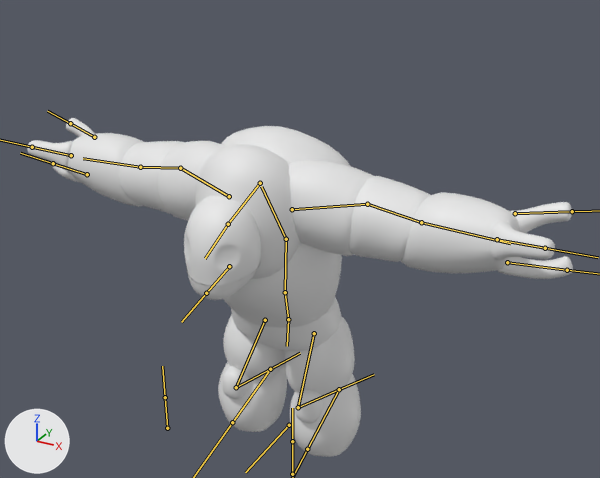
What one commit did to the FBX model T.I. 5 - RPG/Assets/FBX/Characters/Lasquita.fbx.
The view is the same before and after, from a camera (50 mm lens) standing at (1.31, -2.298, 1.951) and looking at (0.096, -0.09, 0.847). The axes (+X, +Y, +Z) are drawn at lower left. The lights are the same throughout. The bones that bend it are drawn over the model as lines.

Names of what the first picture shows: 'MiniGolem'.
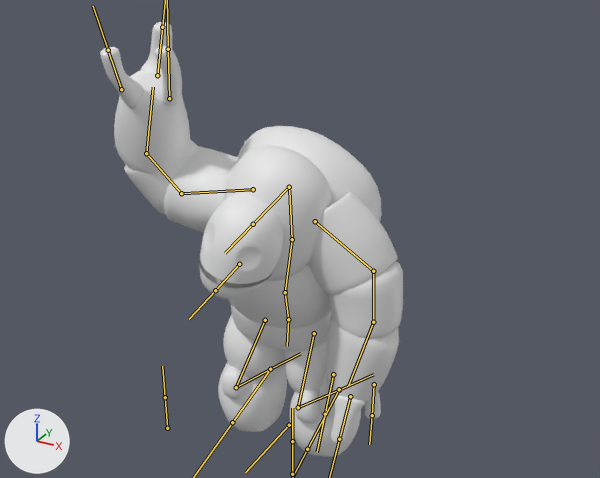
The newer file adds an action. The first version stands in its rest pose; the second is drawn at frame 90 of the action 'MiniGolemRig|MiniGolem_NEWIDLE'.

What differs and where, as boxes [x1, y1, x2, y2] in the pictures (600 x 478 px):
```json
{"object": "MiniGolem", "change": "posed", "before": [27, 118, 573, 457], "after": [100, 22, 403, 457], "on screen": "44% narrower, 28% taller"}
{"bone": "Chest", "before": "(285, 292) to (286, 239)", "after": "(285, 292) to (292, 239)"}
{"bone": "Back", "before": "(286, 239) to (261, 186)", "after": "(292, 239) to (289, 190)"}
{"bone": "Head", "before": "(228, 224) to (205, 258)", "after": "(253, 224) to (225, 253)"}
{"bone": "Jaw", "before": "(229, 266) to (206, 293)", "after": "(239, 264) to (215, 290)"}
{"bone": "Arm.L", "before": "(292, 209) to (367, 204)", "after": "(315, 221) to (373, 271)"}
{"bone": "Forearm.L", "before": "(367, 204) to (421, 222)", "after": "(373, 271) to (373, 322)"}
{"bone": "Hand.L", "before": "(421, 222) to (510, 243)", "after": "(373, 322) to (348, 385)"}
{"bone": "Arm.R", "before": "(229, 196) to (180, 168)", "after": "(253, 189) to (181, 193)"}
{"bone": "Forearm.R", "before": "(180, 168) to (140, 167)", "after": "(181, 193) to (146, 153)"}
{"bone": "Hand.R", "before": "(140, 167) to (83, 158)", "after": "(146, 153) to (153, 87)"}
```

Edits to the scene script, one JSON object a line:
```json
{"block": "bone_chest", "where": "bone_chest = bpy.data.objects['MiniGolemRig'].pose.bones['Chest']  # child of 'Belly'"}
{"op": "set", "path": "bone_chest.rotation_quaternion", "old": "(1.0, 0.0, 0.0, 0.0)", "new": "(0.999, -0.021, 0.003, -0.047)", "note": "degrees (0, 0, 0) -> degrees (-2, 0, -5)"}
{"block": "bone_back", "where": "bone_back = bpy.data.objects['MiniGolemRig'].pose.bones['Back']  # child of 'Chest'"}
{"op": "set", "path": "bone_back.rotation_quaternion", "old": "(1.0, 0.0, 0.0, 0.0)", "new": "(0.995, -0.007, -0.048, -0.083)", "note": "degrees (0, 0, 0) -> degrees (0, -6, -10)"}
{"block": "bone_head", "where": "bone_head = bpy.data.objects['MiniGolemRig'].pose.bones['Head']  # child of 'Shoulder'"}
{"op": "set", "path": "bone_head.rotation_quaternion", "old": "(1.0, 0.0, 0.0, 0.0)", "new": "(0.999, -0.033, 0.0, 0.0)", "note": "degrees (0, 0, 0) -> degrees (-4, 0, 0)"}
{"block": "bone_jaw", "where": "bone_jaw = bpy.data.objects['MiniGolemRig'].pose.bones['Jaw']  # child of 'Head'"}
{"op": "set", "path": "bone_jaw.rotation_quaternion", "old": "(1.0, 0.0, 0.0, 0.0)", "new": "(0.998, 0.061, -0.003, -0.018)", "note": "degrees (0, 0, 0) -> degrees (7, 0, -2)"}
{"block": "bone_arm_l", "where": "bone_arm_l = bpy.data.objects['MiniGolemRig'].pose.bones['Arm.L']  # child of 'Back'"}
{"op": "set", "path": "bone_arm_l.rotation_quaternion", "old": "(1.0, 0.0, 0.0, 0.0)", "new": "(0.96, -0.268, 0.063, -0.05)", "note": "degrees (0, 0, 0) -> degrees (-32, 5, -7)"}
{"block": "bone_forearm_l", "where": "bone_forearm_l = bpy.data.objects['MiniGolemRig'].pose.bones['Forearm.L']  # child of 'Arm.L'"}
{"op": "set", "path": "bone_forearm_l.rotation_quaternion", "old": "(1.0, 0.0, 0.0, 0.0)", "new": "(0.969, -0.246, 0.003, 0.037)", "note": "degrees (0, 0, 0) -> degrees (-28, 1, 4)"}
{"block": "bone_hand_l", "where": "bone_hand_l = bpy.data.objects['MiniGolemRig'].pose.bones['Hand.L']  # child of 'Forearm.L'"}
{"op": "set", "path": "bone_hand_l.rotation_quaternion", "old": "(1.0, 0.0, 0.0, 0.0)", "new": "(0.974, -0.227, 0.0, 0.01)", "note": "degrees (0, 0, 0) -> degrees (-26, 0, 1)"}
{"block": "bone_arm_r", "where": "bone_arm_r = bpy.data.objects['MiniGolemRig'].pose.bones['Arm.R']  # child of 'Back'"}
{"op": "set", "path": "bone_arm_r.rotation_quaternion", "old": "(1.0, 0.0, 0.0, 0.0)", "new": "(0.19, -0.347, 0.9, -0.184)", "note": "degrees (0, 0, 0) -> degrees (28, 168, 45)"}
{"block": "bone_forearm_r", "where": "bone_forearm_r = bpy.data.objects['MiniGolemRig'].pose.bones['Forearm.R']  # child of 'Arm.R'"}
{"op": "set", "path": "bone_forearm_r.rotation_quaternion", "old": "(1.0, 0.0, 0.0, 0.0)", "new": "(0.927, -0.372, 0.006, -0.055)", "note": "degrees (0, 0, 0) -> degrees (-44, -2, -6)"}
{"block": "bone_hand_r", "where": "bone_hand_r = bpy.data.objects['MiniGolemRig'].pose.bones['Hand.R']  # child of 'Forearm.R'"}
{"op": "set", "path": "bone_hand_r.rotation_quaternion", "old": "(1.0, 0.0, 0.0, 0.0)", "new": "(0.881, -0.468, -0.07, 0.026)", "note": "degrees (0, 0, 0) -> degrees (-56, -6, 6)"}
```
